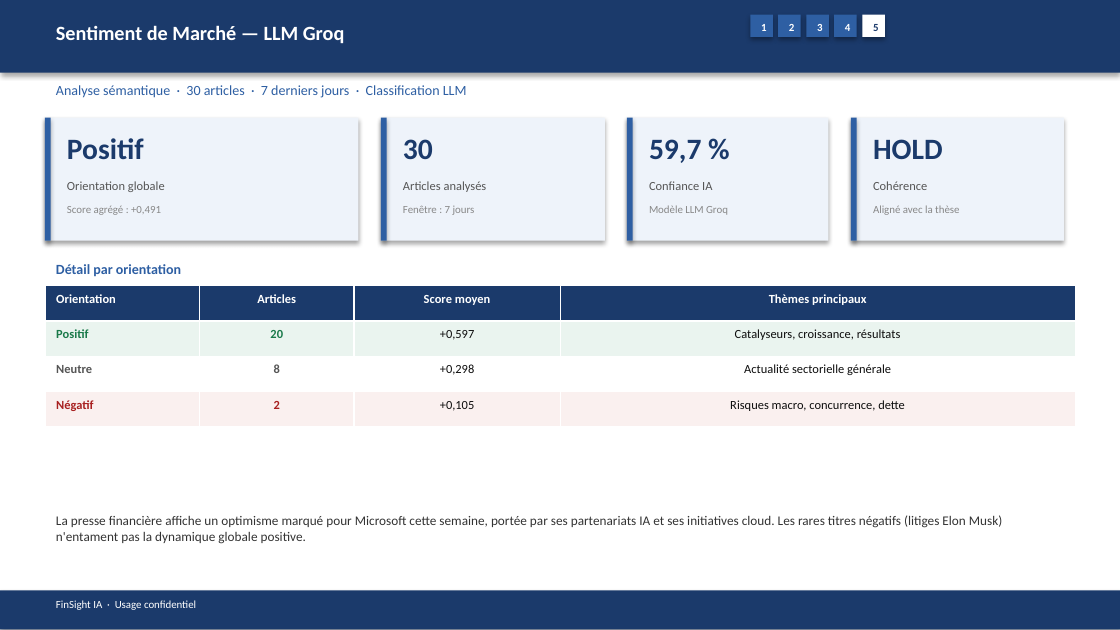
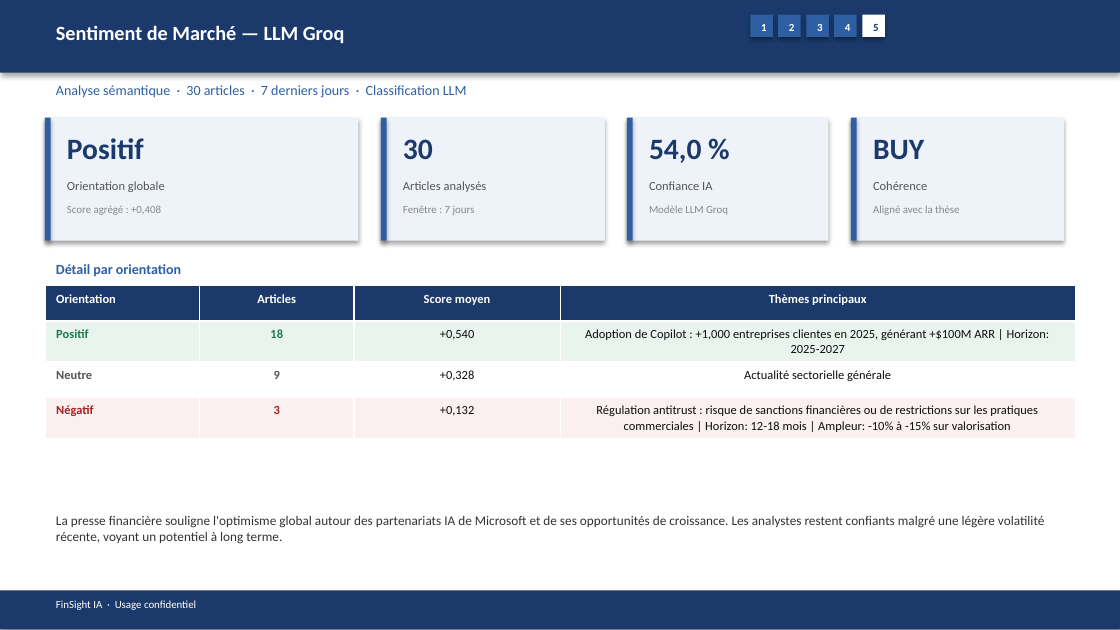
Before and after one commit to baptistejeh07-art/finsight-ia, a slide deck: slide 21 of preview/MSFT/MSFT_pitchbook.pptx. Drawn at 1120x630 pixels with LibreOffice and Linux fonts; fonts in the diff are those of the drawing. Boxes give left, top, right and bottom in pixels: in the first picture for what was removed or moved away, otherwise in the second. Text is boxed around its words. In the diff, an @@ line names an element or a change of style, - is before the commit and + after.

```diff
--- a/preview/MSFT/MSFT_pitchbook.pptx
+++ b/preview/MSFT/MSFT_pitchbook.pptx
@@ text at (649,139,701,163): text changed @@
-59,7 %
+54,0 %
@@ text at (873,140,924,159): text changed @@
-HOLD
+BUY
@@ text at (67,205,161,215): text changed @@
-Score agrégé : +0,491
+Score agrégé : +0,408
@@ table at (45,286,1075,436) @@
-row 2: Positif | 20 | +0,597 | Catalyseurs, croissance, résultats
+row 2: Positif | 18 | +0,540 | Adoption de Copilot : +1,000 entreprises clientes en 2025, générant +$100M ARR | Horizon: 2025-2027
-row 3, column 2: 8
+row 3, column 2: 9
-row 3, column 3: +0,298
+row 3, column 3: +0,328
-row 4: Négatif | 2 | +0,105 | Risques macro, concurrence, dette
+row 4: Négatif | 3 | +0,132 | Régulation antitrust : risque de sanctions financières ou de restrictions sur les pratiques commerciales | Horizon: 12-18 mois | Ampleur: -10% à -15% sur valorisation
@@ text at (56,516,1044,544): text changed @@
-La presse financière affiche un optimisme marqué pour Microsoft cette semaine, portée par ses partenariats IA et ses initiatives cloud. Les rares titres négatifs (litiges Elon Musk) n'entament pas la dynamique globale positive.
+La presse financière souligne l'optimisme global autour des partenariats IA de Microsoft et de ses opportunités de croissance. Les analystes restent confiants malgré une légère volatilité récente, voyant un potentiel à long terme.
```
Also in this commit, not shown: 15 other slides changed, 4 other files.
